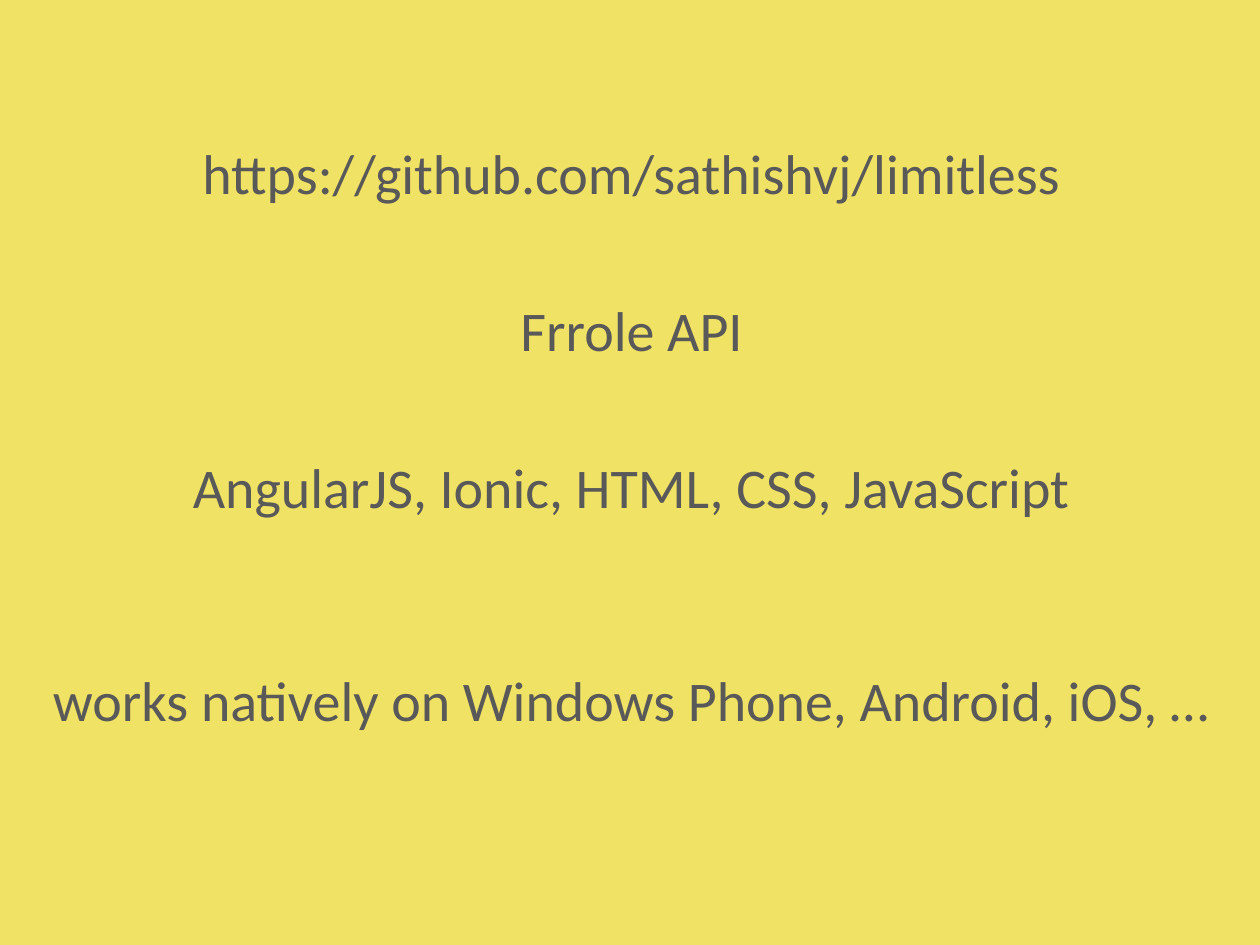
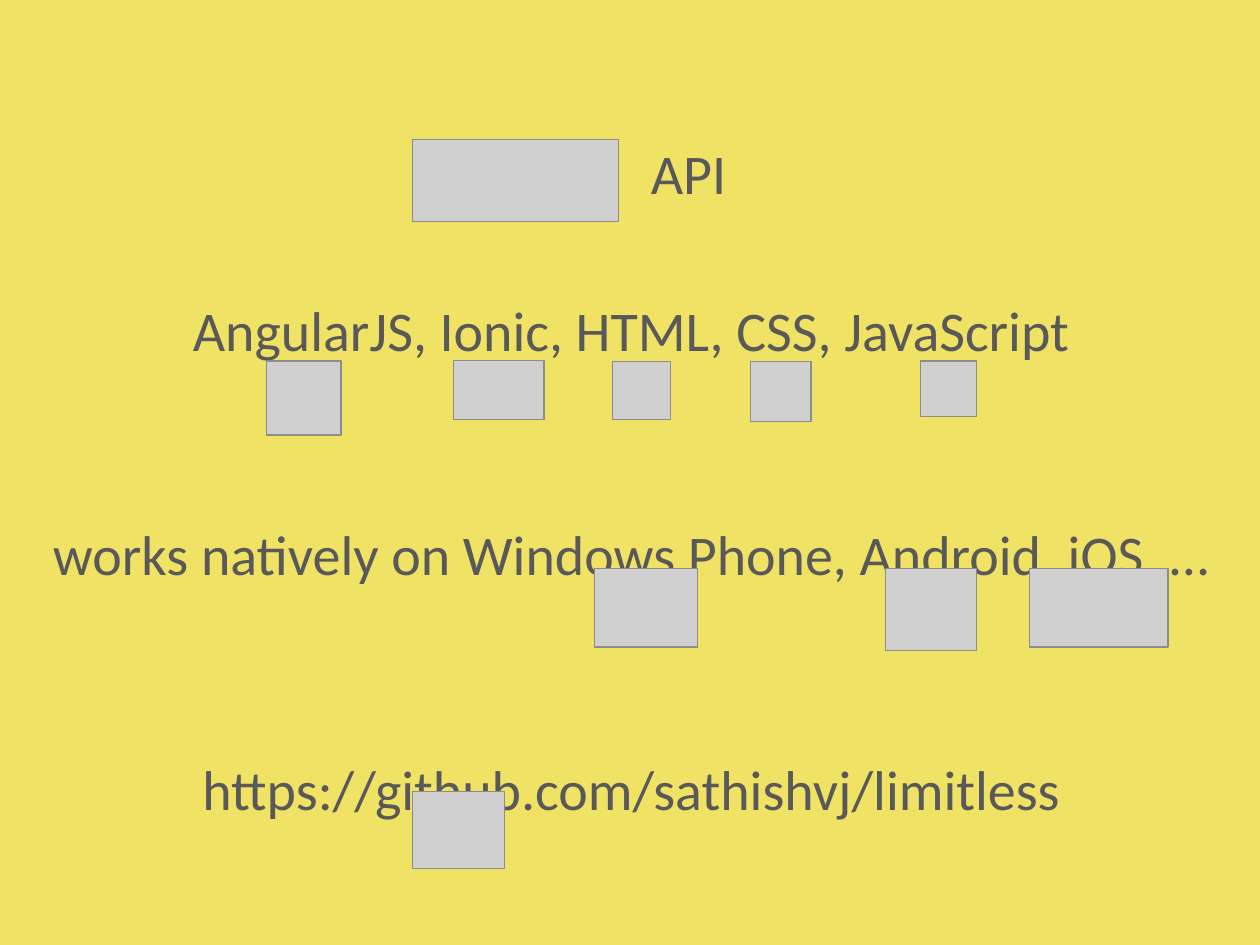
Before and after one commit to sathishvj/limitless, a slide deck: slide 2 of misc/ppt/limitless.pptx. Drawn at 1260x945 pixels with LibreOffice and Linux fonts; fonts in the diff are those of the drawing; grey boxes stand for pictures. Boxes give left, top, right and bottom in pixels: in the first picture for what was removed or moved away, otherwise in the second. Text is boxed around its words. In the diff, an @@ line names an element or a change of style, - is before the commit and + after.

Commit message:
updated icon images in ppt

```diff
--- a/misc/ppt/limitless.pptx
+++ b/misc/ppt/limitless.pptx
@@ picture added at (412,140,619,222) @@
@@ text at (651,158,726,194): text changed @@
-https://github.com/sathishvj/limitless
-Frrole API
+API
@@ picture added at (267,360,341,435) @@
@@ picture added at (454,360,544,420) @@
@@ picture added at (612,362,670,420) @@
@@ picture added at (751,362,811,422) @@
@@ picture added at (921,360,976,416) @@
@@ picture added at (595,568,698,646) @@
@@ picture added at (886,568,976,650) @@
@@ picture added at (1029,568,1168,646) @@
@@ text at (202,771,1059,823): paragraph added @@
+https://github.com/sathishvj/limitless
@@ picture added at (412,791,504,868) @@
```
